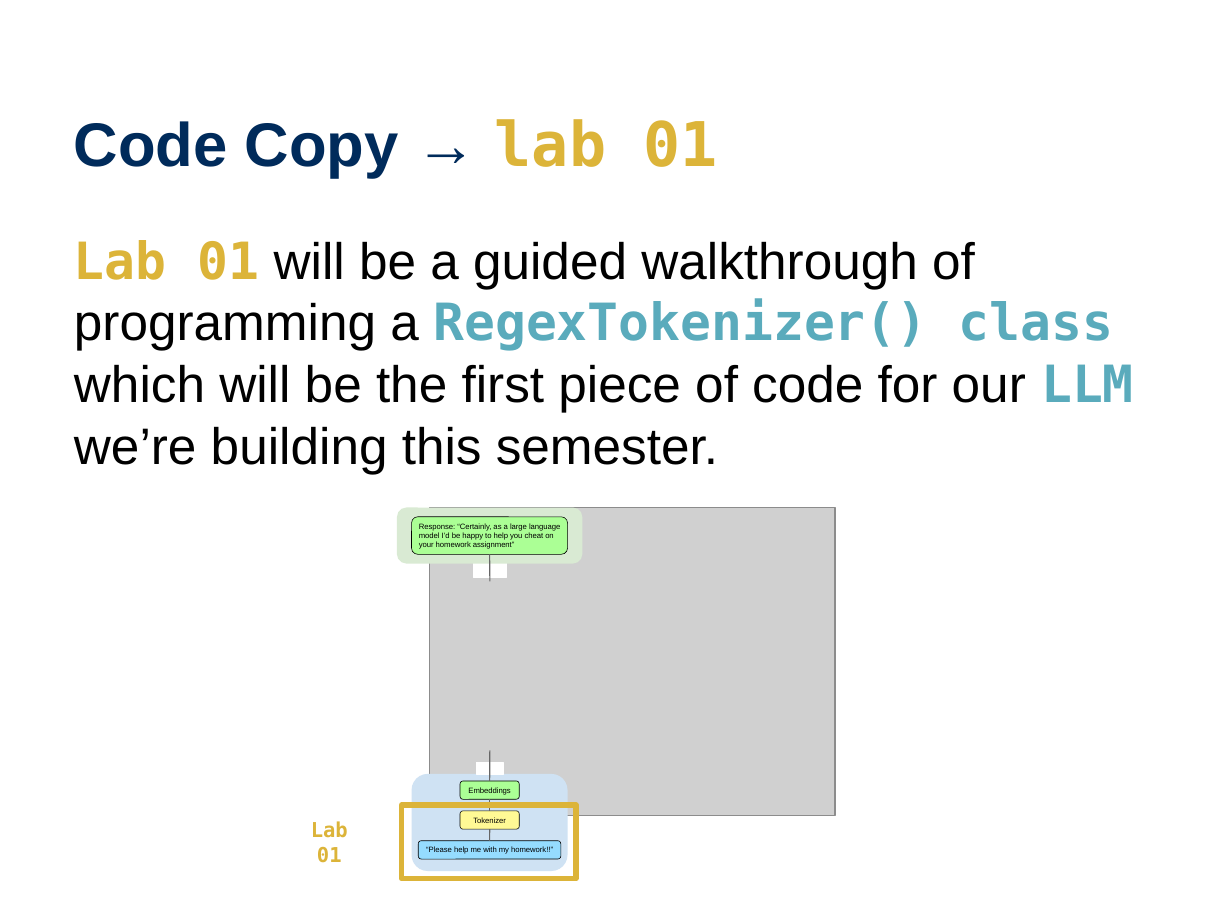
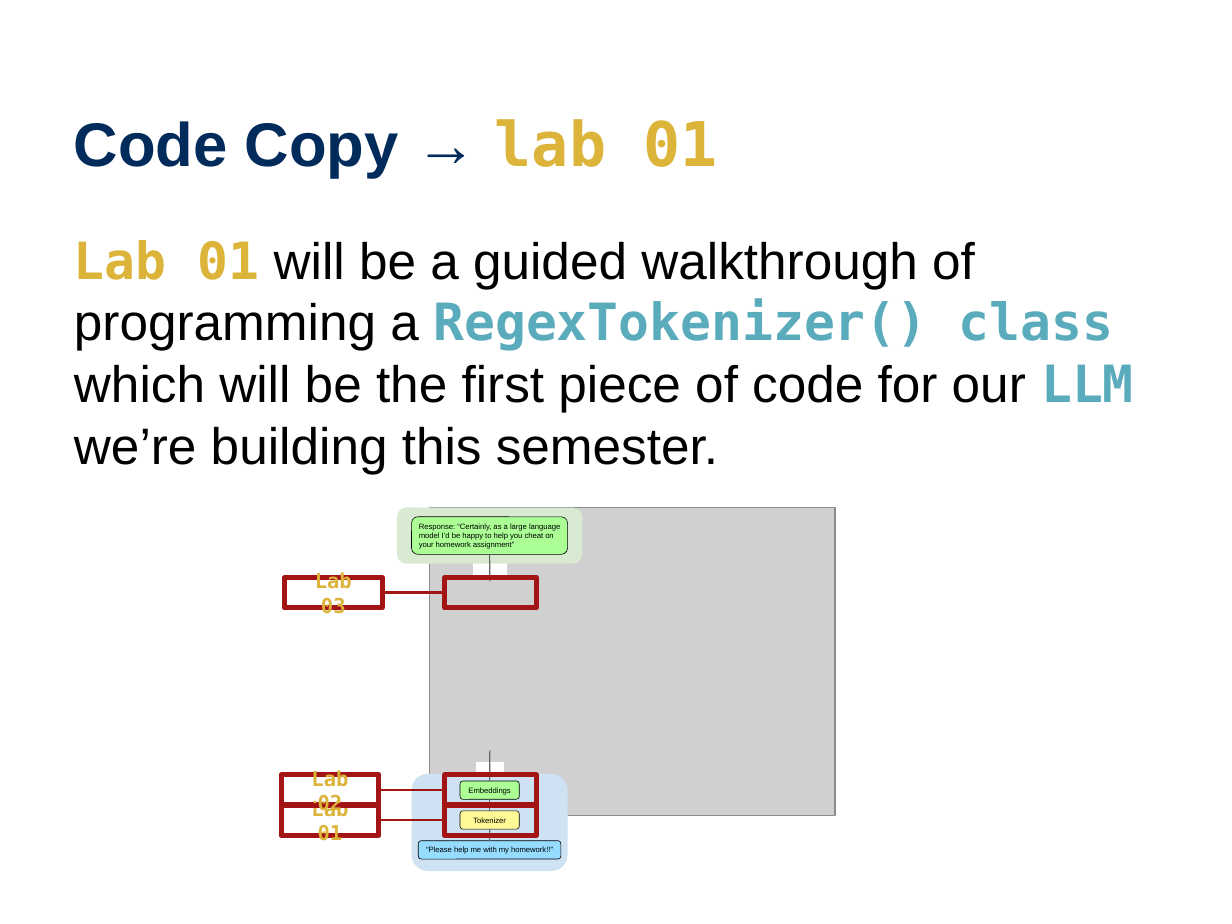
Before and after one commit to wtheisen/nd-cse-10124-lectures, a slide deck: slide 14 of Blank/Lecture_05_ Tokenization_03.pptx. Drawn at 1232x924 pixels with LibreOffice and Linux fonts; fonts in the diff are those of the drawing; grey boxes stand for pictures. Boxes give left, top, right and bottom in pixels: in the first picture for what was removed or moved away, otherwise in the second. Text is boxed around its words. In the diff, an @@ line names an element or a change of style, - is before the commit and + after.

Commit message:
Lab info siz?

```diff
--- a/Blank/Lecture_05_ Tokenization_03.pptx
+++ b/Blank/Lecture_05_ Tokenization_03.pptx
@@ rectangle added at bbox=[285, 578, 382, 609], outline #A31515 3 pt, 12 pt, text #DCB439, bold @@
+Lab 03
@@ line added from (382, 593) to (445, 593), #A31515 1.5 pt @@
@@ rectangle added at bbox=[445, 578, 536, 609], outline #A31515 3 pt @@
@@ rectangle added at bbox=[281, 775, 378, 806], outline #A31515 3 pt, 12 pt, text #DCB439, bold @@
+Lab 02
@@ rectangle added at bbox=[445, 775, 536, 806], outline #A31515 3 pt @@
@@ rectangle "Lab 01": place and size @@
-rectangle "Lab 01" at bbox=[311, 821, 348, 863]
+rectangle "Lab 01" at bbox=[281, 804, 378, 835]
@@ rectangle "Lab 01" at bbox=[281, 804, 378, 835]: outline none to #A31515 3 pt @@
@@ line added from (378, 790) to (445, 790), #A31515 1.5 pt @@
@@ rectangle: place and size @@
-rectangle at bbox=[402, 804, 577, 878]
+rectangle at bbox=[445, 804, 536, 835]
@@ rectangle at bbox=[445, 804, 536, 835]: outline #DCB439 3 pt to #A31515 3 pt @@
@@ line added from (378, 821) to (445, 821), #A31515 1.5 pt @@
```
